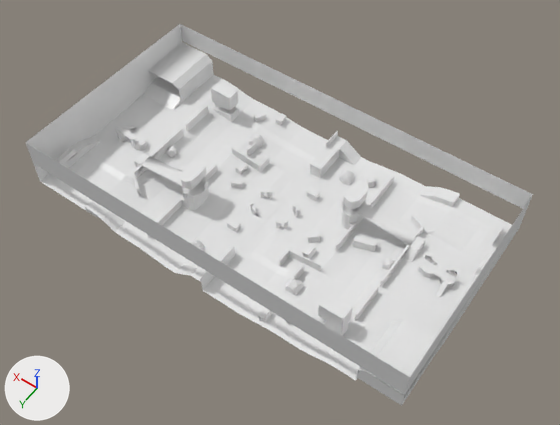
Before and after pictures for a commit that changed the FBX model UnderLook/Assets/Models/map.fbx.
The view is the same before and after, from a camera (50 mm lens) standing at (-14.3, 22.8, 36.2) and looking at (1.5, 0.6, 1.3). The lights are fixed; the arrows at lower left show +X, +Y and +Z. Where no turn or scale is listed for an object, it has been applied to the vertices. Vertices at the same position are counted once.

Objects in the first picture: 'Cube.036', 'Map'.
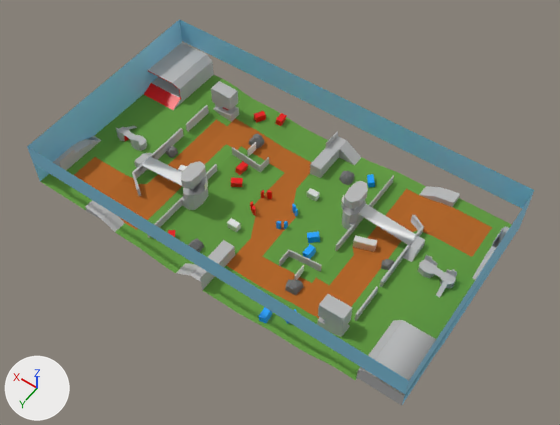
The newer file is also turned or shifted as a whole; pictures and numbers use the older file's frame.

The change, as a diff of the scene's bpy script:
```diff
--- a/UnderLook/Assets/Models/map.fbx.py
+++ b/UnderLook/Assets/Models/map.fbx.py
@@ mat_green @@
+mat_green = principled_material('green')
+mat_green.base_color = (0.118, 0.319, 0.047)  # green #60993d
+mat_green.roughness = 1.0
@@ mat_red @@
+mat_red = principled_material('red')
+mat_red.base_color = (0.8, 0.0, 0.0)  # red #e70000
+mat_red.roughness = 0.4
@@ mat_blue @@
+mat_blue = principled_material('blue')
+mat_blue.base_color = (0.0, 0.349, 1.0)  # blue #009fff
+mat_blue.roughness = 0.4
@@ mat_brown @@
+mat_brown = principled_material('brown')
+mat_brown.base_color = (0.462, 0.13, 0.013)  # orange #b5651e
+mat_brown.roughness = 1.0
@@ mat_gray @@
+mat_gray = principled_material('gray')
+mat_gray.base_color = (0.477, 0.477, 0.477)  # grey #b8b8b8
+mat_gray.roughness = 0.4
@@ mat_blue_sky @@
+mat_blue_sky = principled_material('blue sky')
+mat_blue_sky.base_color = (0.242, 0.617, 0.831)  # cyan #87ceeb
+mat_blue_sky.roughness = 0.4
@@ me_cube_040 @@
 me_cube_040.from_pydata(...)  # 22 vertices, 14 faces; spans x -1.0..1.0, y -1.0..1.0, z -1.0..0.98
+me_cube_040.materials.append(mat_gray_2)  # grey #757575
@@ me_cube_017 @@
-me_cube_017.from_pydata(...)  # 885 vertices, 544 faces; spans x -12.4..12.4, y -6.7..6.7, z 0.0..4.2
+me_cube_017.from_pydata(...)  # 909 vertices, 585 faces; spans x -12.4..12.4, y -6.7..6.7, z 0.0..4.2
+# me_cube_017 part 1
+# 20 vertices are removed from x -4.7..1.1, y -0.8..0.8, z 0.0..0.4
+# 71 faces are deleted
+# 4 vertices in x -1.3..1.3, y -6.7..2.9, z 0.1..1.3 move by (0.0, 0.0, -0.1)
+# 7 vertices move within x -12.4..12.4, y -6.7..6.7, z 0.0..4.2
+# 25 vertices are added at x -6.4..6.4, y -4.6..4.6, z 0.0..0.4
+# 19 new vertices lie (0.0, 0.0, -0.6) away from vertices in x -11.7..11.7, y -5.4..5.4, z 0.6..1.4
+# 37 new faces join them, mat_brown (orange #b5651e)
+# 14 new faces join them, mat_blue (blue #009fff)
+# 15 new faces join them, mat_green (green #60993d)
+# 32 new faces join them, mat_gray (grey #b8b8b8)
+# 14 new faces join them, mat_red (red #e70000)
+# me_cube_017 part 2: 16 faces spanning x 0.7..12.4, y -4.5..1.4, z 0.1..2.3 switch from mat_material (white #e7e7e7) to mat_red (red #e70000)
+# me_cube_017 part 3: 16 faces spanning x -12.4..-0.8, y -1.4..4.5, z 0.1..2.3 switch from mat_material (white #e7e7e7) to mat_blue (blue #009fff)
+# me_cube_017 part 4: 338 faces spanning x -12.4..12.4, y -6.7..6.7, z 0.0..2.9 switch from mat_material (white #e7e7e7) to mat_gray (grey #b8b8b8)
+# me_cube_017 part 5: 45 faces spanning x -12.4..12.4, y -6.7..6.7, z 0.0..0.8 switch from mat_material (white #e7e7e7) to mat_green (green #60993d)
+# me_cube_017 part 6: 38 faces spanning x -11.1..11.1, y -5.9..5.9, z 0.0..0.8 switch from mat_material (white #e7e7e7) to mat_brown (orange #b5651e)
+# me_cube_017 part 7: 8 faces spanning x -12.4..12.4, y -6.7..6.7, z 0.8..4.2 switch from mat_material (white #e7e7e7) to mat_blue_sky (cyan #87ceeb)
+me_cube_017.materials.append(mat_metal)  # white #e7e7e7
```

Changed parts and their boxes [x1, y1, x2, y2] in the pictures (560 x 425 px):
'Map', reshaped: before [25, 24, 533, 406]; after [27, 19, 534, 406]
'Cube.036', recoloured: [249, 134, 303, 295] in both
part 1 of me_cube_017, built on: before [40, 108, 512, 321]; after [40, 108, 512, 324]
part 2 of me_cube_017, recoloured (white to red): [124, 71, 271, 214] in both
part 3 of me_cube_017, recoloured: [277, 204, 298, 229] in both
part 4 of me_cube_017, recoloured (white to grey): [55, 42, 509, 406] in both
part 5 of me_cube_017, recoloured (white to green): [95, 75, 475, 380] in both
part 6 of me_cube_017, recoloured: [76, 120, 492, 312] in both
part 7 of me_cube_017, recoloured (grey to cyan): [27, 24, 532, 404] in both
